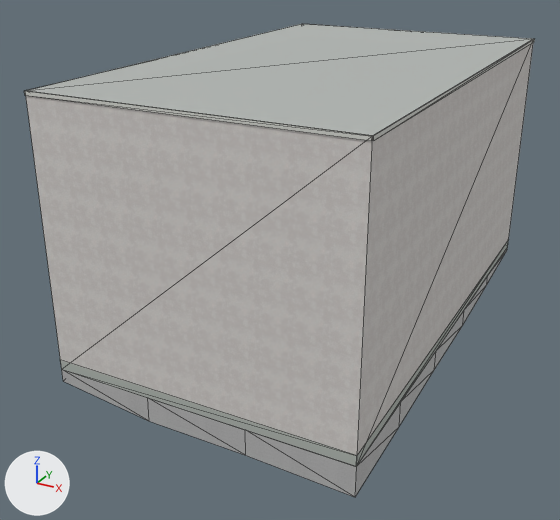
The Blender file assets/blender/buildings/osm-way-25920626.blend as it was, and as the next commit left it.
Camera for both pictures: a 50 mm camera at (11.6, -24.2, 13.4) aimed at (-0.9, -1.5, 2.0). The axes (+X, +Y, +Z) are drawn at lower left. The lights are the same throughout. The first picture is the older version. Mesh edges are drawn as thin lines.

The older version as bpy lines, for what is in view:
```python
ob_building_foundation_25920626 = bpy.data.objects.new('building foundation 25920626', me_building_foundation_25920626)
ob_building_foundation_25920626.parent = ob_osm_way_25920626
ob_building_foundation_25920626.location = (0.0, 0.0, 0.0)
ob_reality_25920626_near_reality_flat_weathered_roof = bpy.data.objects.new('reality 25920626 near reality flat weathered roof', me_reality_25920626_near_reality_flat_weathered_roof)
ob_reality_25920626_near_reality_flat_weathered_roof.parent = ob_osm_way_25920626
ob_reality_25920626_near_reality_flat_weathered_roof.location = (0.0, 0.0, 0.0)
ob_reality_25920626_near_reality_pale_aluminum_sill = bpy.data.objects.new('reality 25920626 near reality pale aluminum sill', me_reality_25920626_near_reality_pale_aluminum_sill)
ob_reality_25920626_near_reality_pale_aluminum_sill.parent = ob_osm_way_25920626
ob_reality_25920626_near_reality_pale_aluminum_sill.location = (0.0, 0.0, 0.0)
# also in view: 'reality 25920626 near reality aged pale plaster' at (0.0, 0.0, 4.5); 'reality 25920626 near reality concrete plinth' at (0.0, 0.0, 0.2)
```
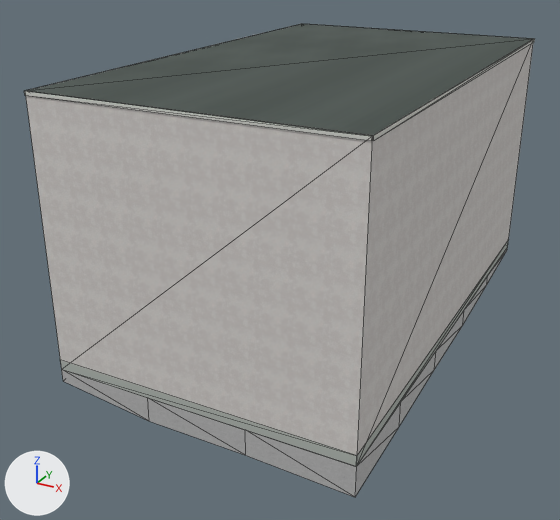
Changed parts and their boxes (x1, y1, x2, y2) in the pictures (560 x 520 px):
'reality 25920626 near reality flat weathered roof', surface changed (darker): (27, 24, 533, 136) in both
part 1 of me_reality_25920626_near_reality_pale_aluminum_sill, built on: (26, 24, 535, 138) in both

What changed in the scene script:
```text
Add img_roof_color_png:
    img_roof_color_png = load_image('roof-color.png', '../../../public/models/architecture/textures/roof-color.png', 256, 256, 'sRGB')
Add img_roof_normal_png:
    img_roof_normal_png = load_image('roof-normal.png', '../../../public/models/architecture/textures/roof-normal.png', 256, 256, 'Non-Color')
Change mat_reality_flat_weathered_roof:
    remove # nodes: BsdfPrincipled, OutputMaterial
    remove # colours: grey #b3b7b4
    nodes: BsdfPrincipled, MixRGB, NormalMap, OutputMaterial, TexImage x2
    colours: white #ffffff
    uses the picture img_roof_color_png
    uses the picture img_roof_normal_png
Change me_reality_25920626_near_reality_pale_aluminum_sill:
    used by ob_reality_25920626_near_reality_pale_aluminum_sill; parent = ob_osm_way_25920626; location = (0.0, 0.0, 0.0)
    remove me_reality_25920626_near_reality_pale_aluminum_sill.from_pydata(...)  # 16 vertices, 8 faces; spans x -5.3..5.3, y -8.7..8.7, z 8.9..9.0
    add me_reality_25920626_near_reality_pale_aluminum_sill.from_pydata(...)  # 32 vertices, 16 faces; spans x -5.3..5.3, y -8.7..8.7, z 8.9..9.0
    me_reality_25920626_near_reality_pale_aluminum_sill part 1
    8 faces are deleted
    16 vertices are added at x -5.3..5.3, y -8.7..8.7, z 9.0
    16 new faces join them
```
